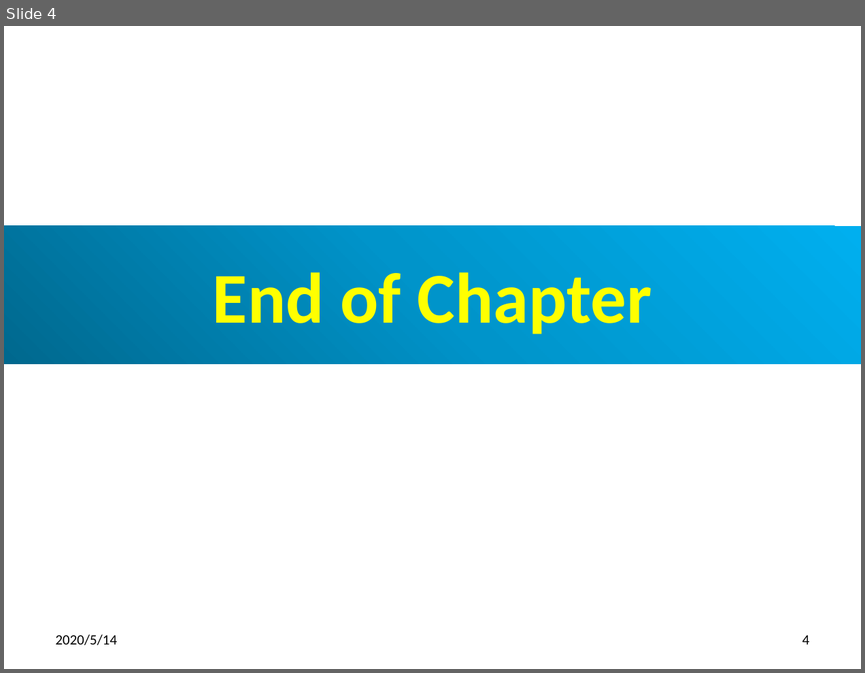
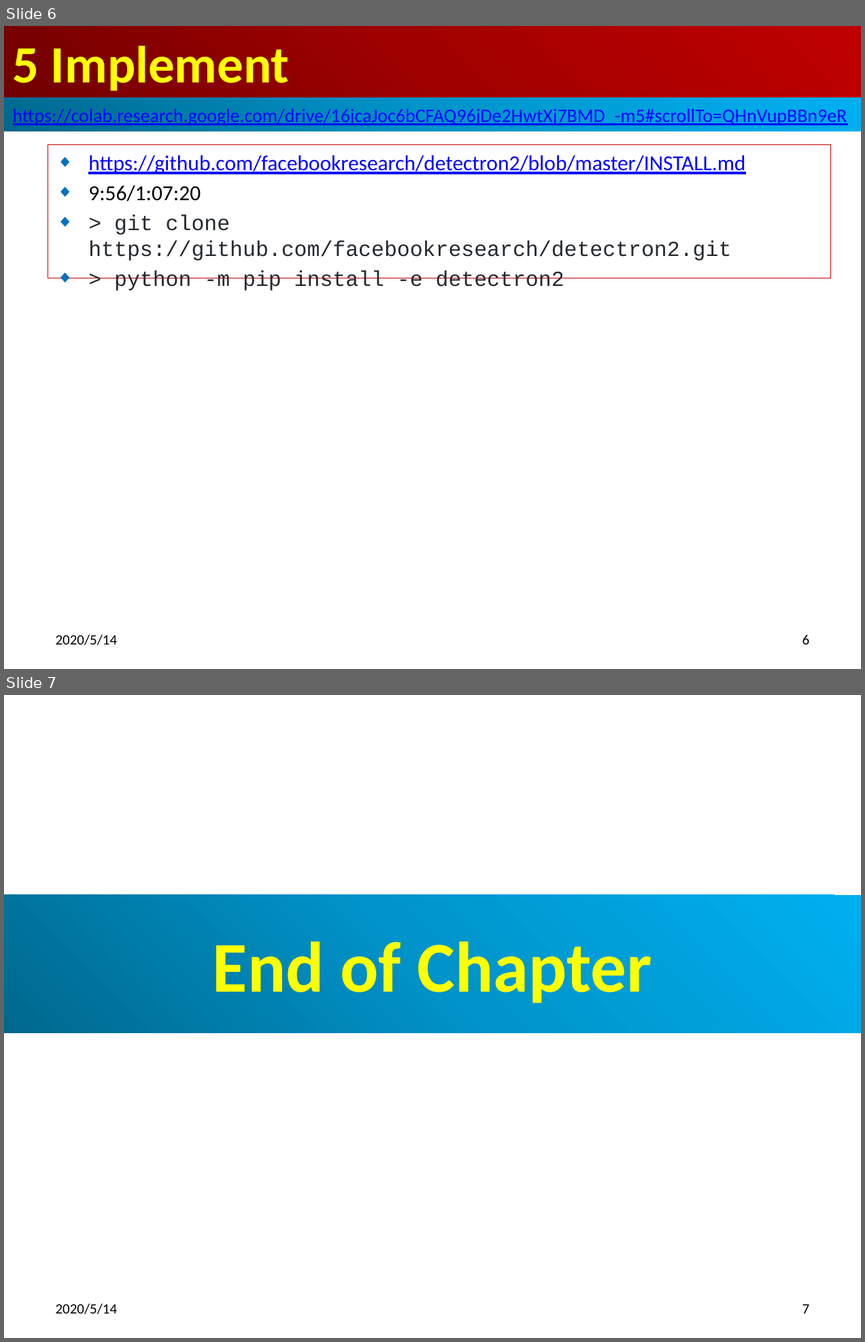
Before and after one commit to peterhchen/1000_PyTorch_FacialRecognition, a slide deck: 05_Implement.pptx. Shown one above the other, each under a label of ours: slide 4 before the commit, slides 6 and 7 after it. The pictures are 865x673 and 865x1342 pixels, drawn with LibreOffice and Linux fonts; fonts in the diff are those of the drawing. Boxes give left, top, right and bottom in pixels: in the first picture for what was removed or moved away, otherwise in the second. Text is boxed around its words. In the diff, an @@ line names an element or a change of style, - is before the commit and + after.

```diff
--- a/05_Implement.pptx
+++ b/05_Implement.pptx
@@ slide 6 added at (4, 26, 861, 669), background #FFFFFF @@
@@ title added at (4, 26, 861, 98), fill gradient #720000 to #A20000 to #C00000, 44 pt, text #FFFF00, bold @@
+5 Implement
@@ rectangle added at (4, 98, 861, 131), fill gradient #00688E to #0094CA to #00B0F0, 16 pt, text #0000FF, underline @@
+https://colab.research.google.com/drive/16jcaJoc6bCFAQ96jDe2HwtXj7BMD_-m5#scrollTo=QHnVupBBn9eR
@@ subtitle added at (48, 145, 830, 279), outline #C00000 0.75 pt, 18 pt, text #24292E @@
+◆ https://github.com/facebookresearch/detectron2/blob/master/INSTALL.md
+◆ 9:56/1:07:20
+◆ > git clone https://github.com/facebookresearch/detectron2.git
+◆ > python -m pip install -e detectron2
@@ text added at (56, 634, 118, 645), 12 pt, text #000000 @@
+2020/5/14
@@ page number added at (802, 634, 810, 644), 12 pt, text #000000 @@
+6
@@ what was slide 4 is now slide 7 @@
@@ page number at (802, 1304, 810, 1313): text changed @@
-4
+7
```
Also in this commit, not shown: 1 slide changed, 2 other slides added, 3 other files.
